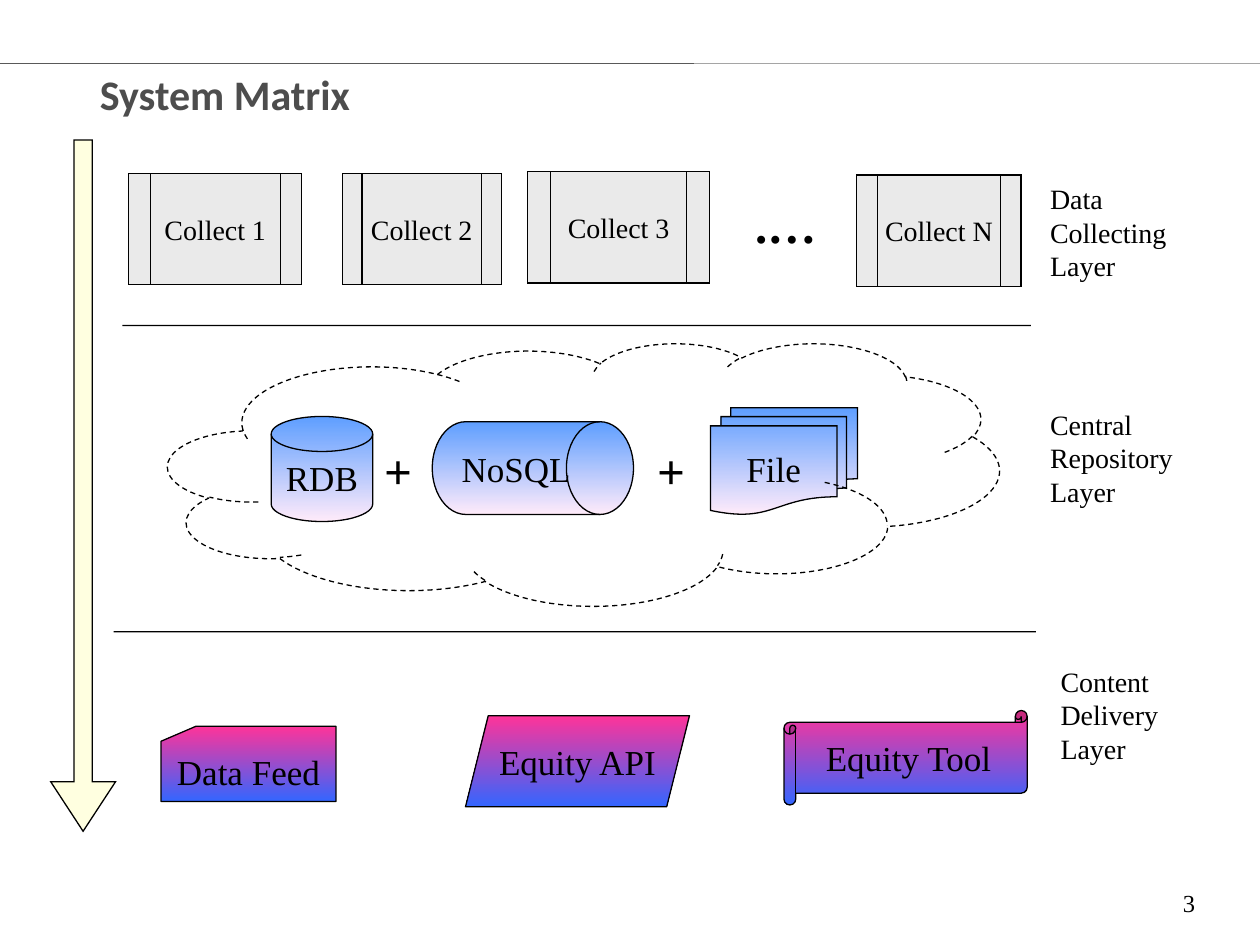
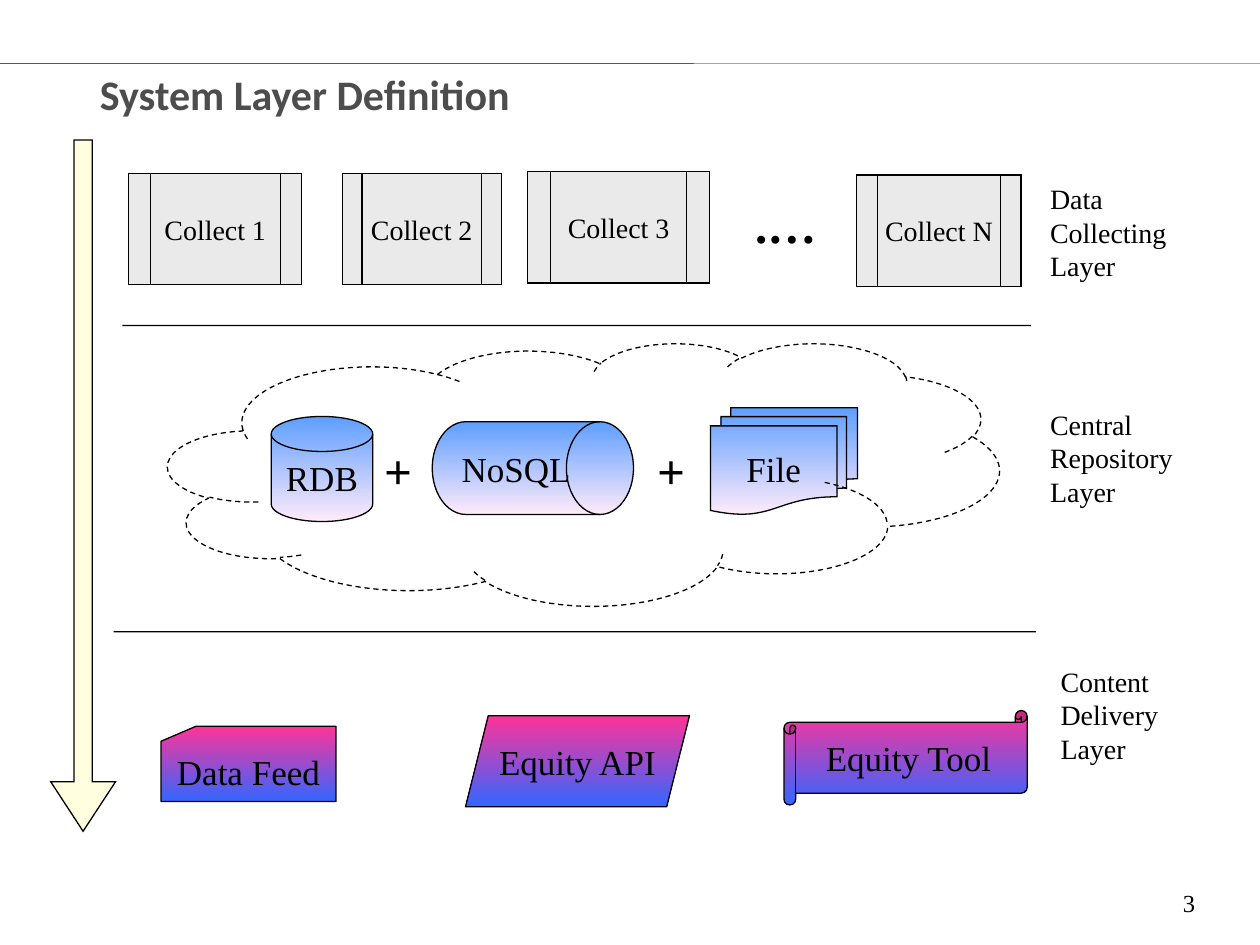
Before and after one commit to chenglx/myenv, a slide deck: slide 3 of Equity Data Technology Vision.ppt. Drawn at 1260x945 pixels with LibreOffice and Linux fonts; fonts in the diff are those of the drawing; background and template pictures are left out. Boxes give left, top, right and bottom in pixels: in the first picture for what was removed or moved away, otherwise in the second. Text is boxed around its words. In the diff, an @@ line names an element or a change of style, - is before the commit and + after.

Commit message:
commit updated Responsibility Definition from laptop

```diff
--- a/Equity Data Technology Vision.ppt
+++ b/Equity Data Technology Vision.ppt
@@ title at bbox=[100, 80, 510, 117]: text changed @@
-System Matrix
+System Layer Definition
```
Also in this commit, not shown: 1 other slide changed, 20 slides removed.
